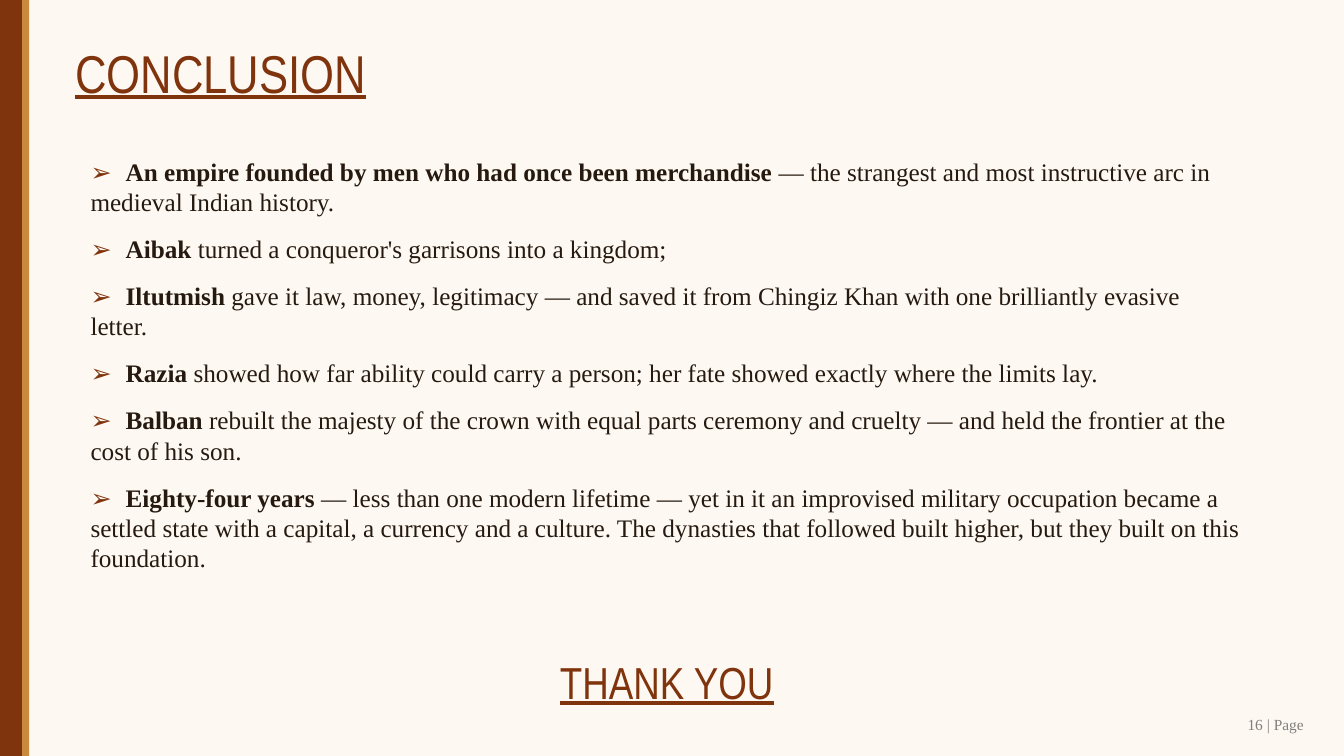
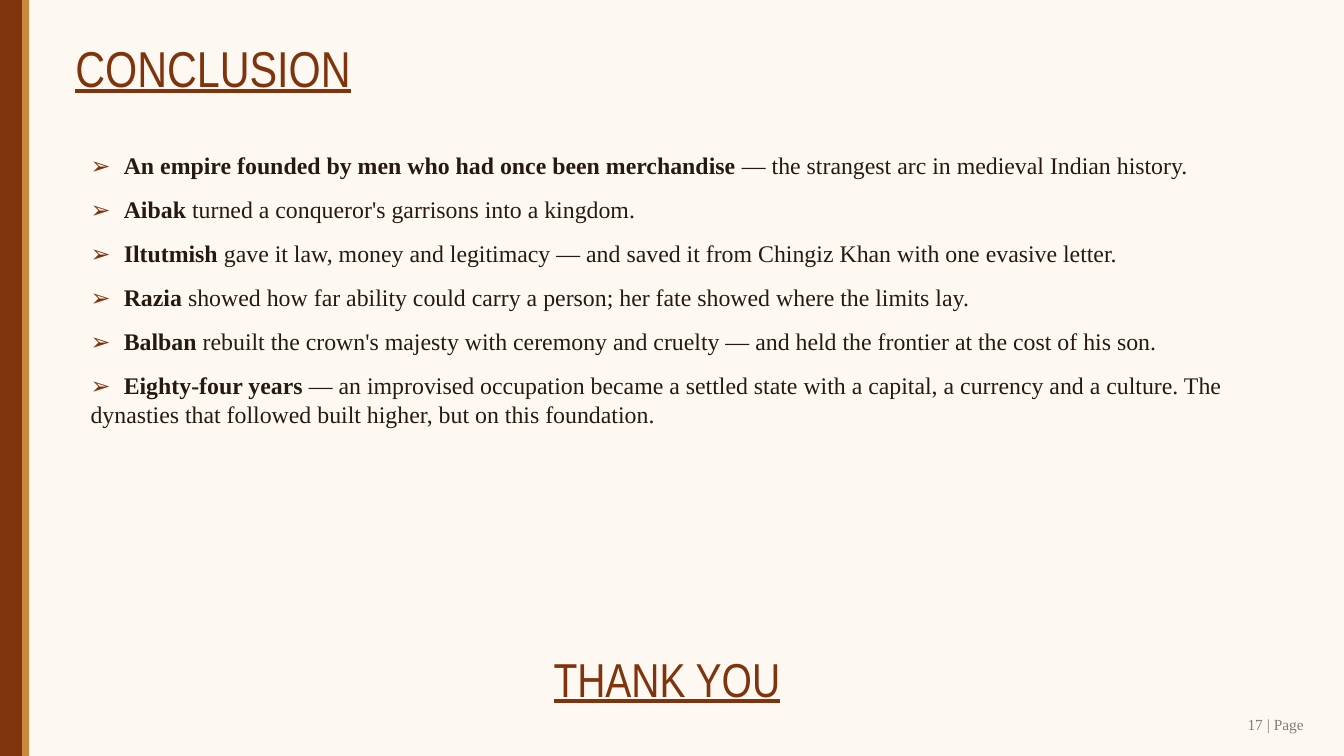
Before and after one commit to SangamSitapuri07/SIH, a slide deck: slide 17 of assignment/Slave_Dynasty_Mamluk_Presentation.pptx (slide 16 before the commit). Drawn at 1344x756 pixels with LibreOffice and Linux fonts; fonts in the diff are those of the drawing. Boxes give left, top, right and bottom in pixels: in the first picture for what was removed or moved away, otherwise in the second. Text is boxed around its words. In the diff, an @@ line names an element or a change of style, - is before the commit and + after.

```diff
--- a/assignment/Slave_Dynasty_Mamluk_Presentation.pptx
+++ b/assignment/Slave_Dynasty_Mamluk_Presentation.pptx
@@ text "CONCLUSION" at <box>75,52,350,93</box>: size 38 to 36 pt @@
@@ text at <box>91,157,1221,428</box>: text changed; size 18 to 17 pt @@
-➢ An empire founded by men who had once been merchandise — the strangest and most instructive arc in medieval Indian history.
-➢ Aibak turned a conqueror's garrisons into a kingdom;
-➢ Iltutmish gave it law, money, legitimacy — and saved it from Chingiz Khan with one brilliantly evasive letter.
-➢ Razia showed how far ability could carry a person; her fate showed exactly where the limits lay.
-➢ Balban rebuilt the majesty of the crown with equal parts ceremony and cruelty — and held the frontier at the cost of his son.
-➢ Eighty-four years — less than one modern lifetime — yet in it an improvised military occupation became a settled state with a capital, a currency and a culture. The dynasties that followed built higher, but they built on this foundation.
+➢ An empire founded by men who had once been merchandise — the strangest arc in medieval Indian history.
+➢ Aibak turned a conqueror's garrisons into a kingdom.
+➢ Iltutmish gave it law, money and legitimacy — and saved it from Chingiz Khan with one evasive letter.
+➢ Razia showed how far ability could carry a person; her fate showed where the limits lay.
+➢ Balban rebuilt the crown's majesty with ceremony and cruelty — and held the frontier at the cost of his son.
+➢ Eighty-four years — an improvised occupation became a settled state with a capital, a currency and a culture. The dynasties that followed built higher, but on this foundation.
@@ text "THANK YOU" at <box>554,663,780,703</box>: size 32 to 34 pt @@
@@ text at <box>1248,720,1304,733</box>: text changed @@
-16 | Page
+17 | Page
```
Also in this commit, not shown: 15 other slides changed, 1 slide added, 8 other files.
